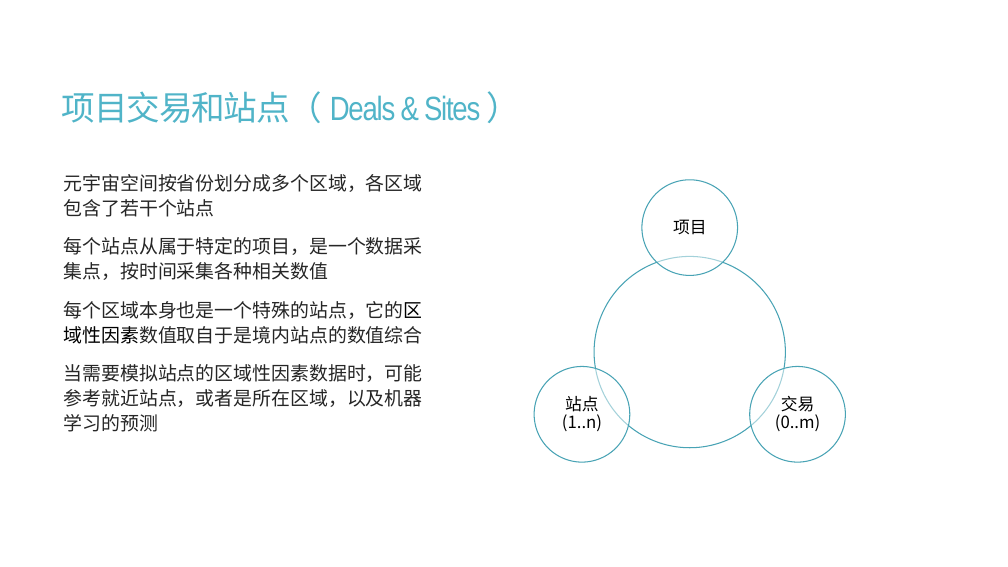
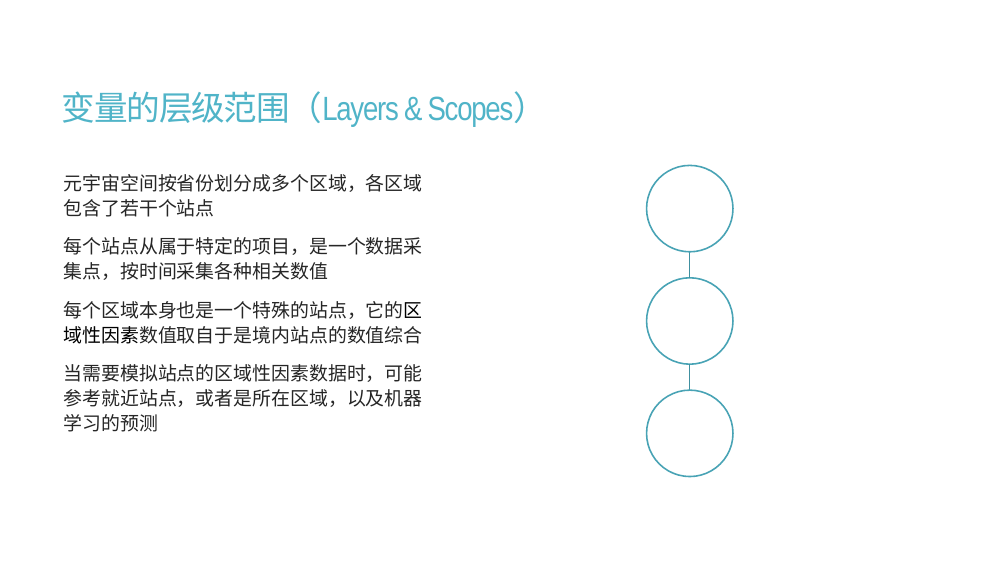
Before and after one commit to calcyu/chainway, a slide deck: slide 13 of Docs/城乡振兴元宇宙.pptx (slide 12 before the commit). Drawn at 1008x567 pixels with LibreOffice and Linux fonts; fonts in the diff are those of the drawing. Boxes give left, top, right and bottom in pixels: in the first picture for what was removed or moved away, otherwise in the second. Text is boxed around its words. In the diff, an @@ line names an element or a change of style, - is before the commit and + after.

```diff
--- a/Docs/城乡振兴元宇宙.pptx
+++ b/Docs/城乡振兴元宇宙.pptx
@@ title at box(62, 91, 547, 127): text changed @@
-项目交易和站点（ Deals & Sites ）
+变量的层级范围（Layers & Scopes）
@@ ellipse: place and size @@
-ellipse at box(642, 180, 738, 276)
+ellipse at box(647, 166, 733, 252)
@@ ellipse at box(647, 166, 733, 252): fill #FFFFFF at 50% opacity to #FFFFFF; outline #49A3B6 1 pt to #49A3B6 1.5 pt @@
@@ freeform shape added at box(688, 252, 691, 278), outline #4090A0 1 pt @@
@@ ellipse added at box(647, 278, 733, 364), fill #FFFFFF, outline #49A3B6 1.5 pt @@
@@ freeform shape added at box(688, 364, 691, 390), outline #4090A0 1 pt @@
@@ group removed at box(562, 219, 846, 463): 3 texts, 2 ellipses @@
-项目
-交易 (0..m)
-站点 (1..n)
@@ ellipse at box(647, 390, 733, 476): fill #FFFFFF at 50% opacity to #FFFFFF; outline #49A3B6 1 pt to #49A3B6 1.5 pt @@
@@ ellipse: place and size @@
-ellipse at box(535, 367, 631, 463)
+ellipse at box(647, 390, 733, 476)
```
Also in this commit, not shown: 14 other slides changed, 4 slides removed, 30 other files.
